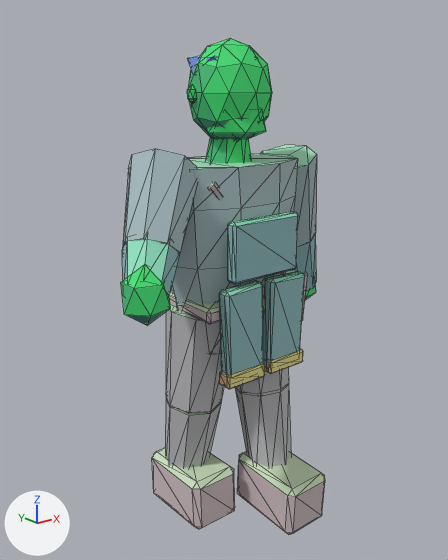
One commit to the glTF model assets/exports/npc/npc_merchant_contact_r_v01.glb: the scene before it, then after it.
Rendered twice from a 50 mm camera at (-1.58, -1.95, 1.87) aimed at (-0.04, -0.02, 1.09). Every picture has the same lights, and +X, +Y and +Z are marked at lower left. The older version comes first. Mesh edges are drawn as thin lines. Vertices at exactly the same position are counted once.

Objects in the first picture: 'GEO_npc_merchant_contact_r_v01'.
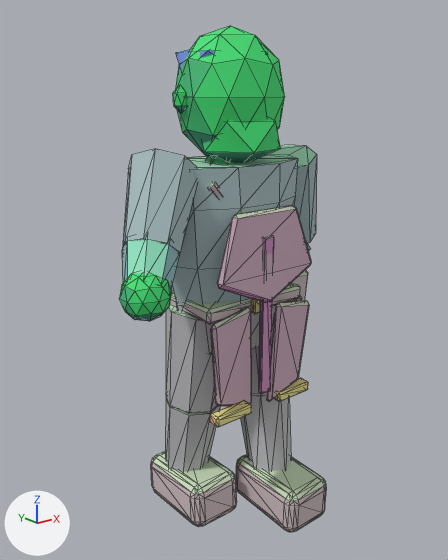
Patch to the scene script:
```diff
--- a/assets/exports/npc/npc_merchant_contact_r_v01.glb.py
+++ b/assets/exports/npc/npc_merchant_contact_r_v01.glb.py
@@ me_geo_npc_merchant_contact_r_v01 @@
-me_geo_npc_merchant_contact_r_v01.from_pydata(...)  # 594 vertices, 1068 faces; spans x -0.64..0.61, y -0.39..0.27, z -0.01..2.04
+me_geo_npc_merchant_contact_r_v01.from_pydata(...)  # 828 vertices, 1532 faces; spans x -0.65..0.53, y -0.39..0.27, z 0.0..2.08
+# me_geo_npc_merchant_contact_r_v01 part 1: a new loose piece, an icosphere of 80 faces spanning x -0.65..-0.47, y -0.34..-0.17, z 1.11..1.29, in mat_mat_npc_indexed
+# me_geo_npc_merchant_contact_r_v01 part 2: the loose piece of 16 vertices spanning x 0.33..0.6, y -0.05..0.17, z 0.91..1.24 is multiplied about its middle by the matrix ((-0.042, -0.811, 0.666), (1.007, 0.155, 0.253), (-0.294, 0.649, 0.771)), then moved by (-0.13, 0.0, 0.02)
+# me_geo_npc_merchant_contact_r_v01 part 3: the loose piece of 24 vertices spanning x -0.21..-0.01, y -0.26..-0.19, z 0.74..0.79 is moved by (-0.05, 0.0, -0.16)
+# me_geo_npc_merchant_contact_r_v01 part 4: the loose piece of 24 vertices spanning x 0.01..0.21, y -0.26..-0.19, z 0.74..0.79 is moved by (0.05, 0.0, -0.16)
+# me_geo_npc_merchant_contact_r_v01 part 5: a new loose piece, an icosphere of 80 faces spanning x -0.22..0.22, y -0.2..0.18, z 1.57..2.08, in mat_mat_npc_indexed
+# me_geo_npc_merchant_contact_r_v01 part 6: a new loose piece, an icosphere of 20 faces spanning x -0.17..0.17, y -0.21..0.09, z 1.56..1.81, in mat_mat_npc_indexed
+# me_geo_npc_merchant_contact_r_v01 part 7: a new loose piece, an icosphere of 20 faces spanning x -0.26..-0.201, y -0.027..0.019, z 1.767..1.868, in mat_mat_npc_indexed
+# me_geo_npc_merchant_contact_r_v01 part 8: a new loose piece, an icosphere of 20 faces spanning x -0.2..0.2, y -0.15..0.18, z 1.85..2.03, in mat_mat_npc_indexed
+# me_geo_npc_merchant_contact_r_v01 part 9: the loose piece of 24 vertices spanning x -0.26..-0.03, y -0.12..0.27, z -0.01..0.24 is rebuilt with 96 vertices and now spans x -0.27..-0.03, y -0.12..0.27, z 0.0..0.22
+# me_geo_npc_merchant_contact_r_v01 part 10: the loose piece of 24 vertices spanning x -0.17..0.17, y -0.24..-0.19, z 1.15..1.39 is rebuilt with 30 vertices and now spans x -0.25..0.25, y -0.26..-0.2, z 1.05..1.42
+# me_geo_npc_merchant_contact_r_v01 part 11: the loose piece of 24 vertices spanning x 0.01..0.21, y -0.25..-0.19, z 0.74..1.14 is rebuilt with 24 vertices and now spans x 0.03..0.25, y -0.25..-0.2, z 0.59..1.03
+# me_geo_npc_merchant_contact_r_v01 part 12: the loose piece of 24 vertices spanning x 0.03..0.26, y -0.39..0.0, z -0.01..0.24 is rebuilt with 96 vertices and now spans x 0.03..0.27, y -0.39..0.0, z 0.0..0.22
+# me_geo_npc_merchant_contact_r_v01 part 13: a new loose piece of 24 vertices spanning x -0.25..-0.03, y -0.22..-0.17, z 0.59..1.03, in mat_mat_npc_indexed
+# me_geo_npc_merchant_contact_r_v01 part 14: a new loose piece of 24 vertices spanning x -0.03..0.03, y -0.25..-0.23, z 0.65..1.32, in mat_mat_npc_indexed
+# me_geo_npc_merchant_contact_r_v01 part 15: 7 loose pieces with 114 vertices, spanning x -0.64..0.61, y -0.32..0.16, z 0.83..2.04, are deleted
+# me_geo_npc_merchant_contact_r_v01 part 16: 24 vertices removed from x -0.21..-0.01, y -0.25..-0.19, z 0.74..1.14
+# me_geo_npc_merchant_contact_r_v01 part 17: 8 vertices moved from x -0.07..0.07, y -0.07..0.07, z 1.7 to x -0.07..0.07, y -0.07..0.07, z 1.66
+# other edits to the shape of me_geo_npc_merchant_contact_r_v01 do not show in these pictures
 me_geo_npc_merchant_contact_r_v01.materials.append(mat_mat_npc_indexed)
```

Pixel boxes (x1, y1, x2, y2) of what changed, in the pictures (448 x 560 px; the box of a moved part takes in the faces that stretch with it):
'GEO_npc_merchant_contact_r_v01', reshaped: before (121, 38, 325, 534); after (119, 26, 327, 532)
part 1 of me_geo_npc_merchant_contact_r_v01, added (green): after (119, 273, 172, 321)
part 2 of me_geo_npc_merchant_contact_r_v01, moved or reshaped (mostly hidden afterwards): before (294, 236, 316, 291); after (306, 244, 311, 251)
part 3 of me_geo_npc_merchant_contact_r_v01, moved or reshaped: before (220, 363, 265, 389); after (210, 401, 252, 427)
part 4 of me_geo_npc_merchant_contact_r_v01, moved or reshaped: before (265, 349, 303, 374); after (273, 378, 308, 402)
part 5 of me_geo_npc_merchant_contact_r_v01, added (green): after (175, 26, 285, 158)
part 6 of me_geo_npc_merchant_contact_r_v01, added (green): after (203, 117, 280, 163)
part 7 of me_geo_npc_merchant_contact_r_v01, added: after (173, 85, 186, 113)
part 8 of me_geo_npc_merchant_contact_r_v01, added: after (176, 49, 268, 71)
part 9 of me_geo_npc_merchant_contact_r_v01, rebuilt (6% shorter): before (152, 448, 235, 529); after (151, 451, 237, 527)
part 10 of me_geo_npc_merchant_contact_r_v01, rebuilt (34% wider, 34% taller): before (228, 211, 298, 284); after (217, 205, 311, 303)
part 11 of me_geo_npc_merchant_contact_r_v01, rebuilt: before (263, 271, 305, 368); after (267, 301, 309, 401)
part 12 of me_geo_npc_merchant_contact_r_v01, rebuilt: before (237, 452, 325, 534); after (236, 454, 327, 532)
part 13 of me_geo_npc_merchant_contact_r_v01, added: after (211, 307, 251, 406)
part 14 of me_geo_npc_merchant_contact_r_v01, added (purple): after (259, 236, 274, 394)
part 15 of me_geo_npc_merchant_contact_r_v01, deleted (green): before (121, 38, 316, 326)
part 16 of me_geo_npc_merchant_contact_r_v01, deleted (cyan): before (219, 280, 263, 375)
part 17 of me_geo_npc_merchant_contact_r_v01, moved or reshaped (mostly hidden afterwards): before (206, 137, 252, 163); after (206, 156, 233, 163)
